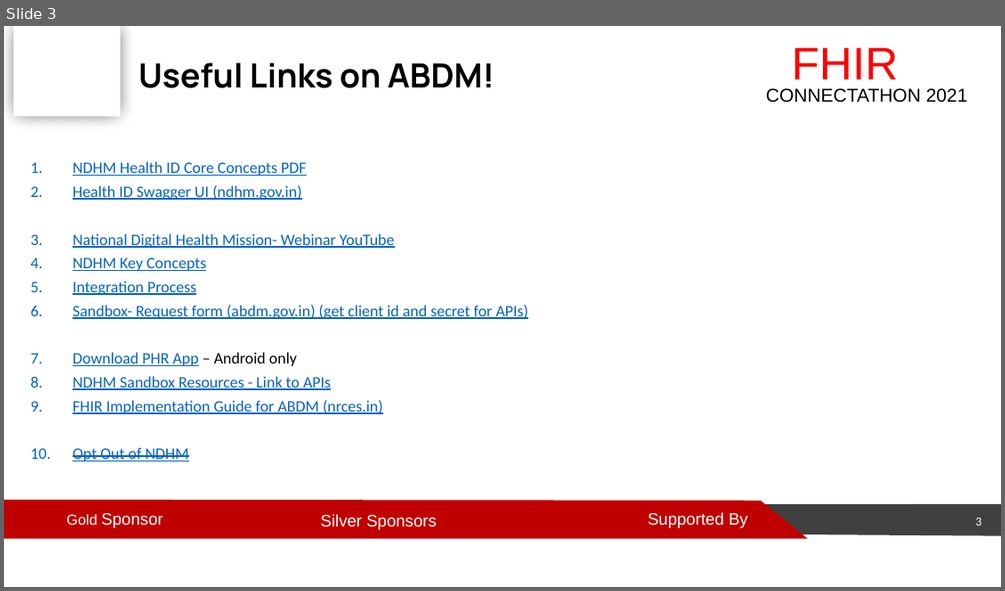
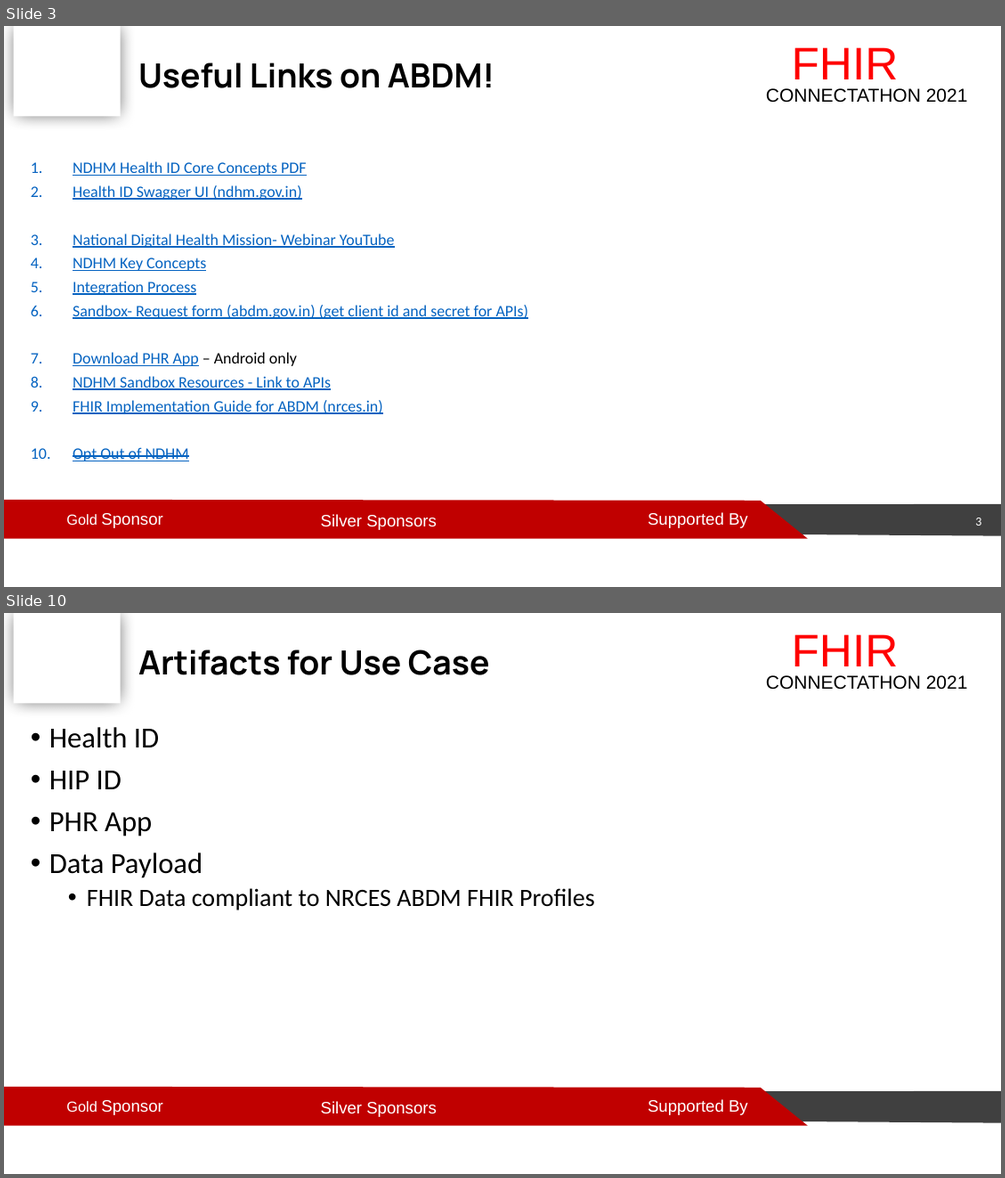
Before and after one commit to HL7India/Connectathon2021, a slide deck: abdmImplementation/IndiaFHIR-CAT21-ABDM-Technical.pptx. Shown one above the other, each under a label of ours: slide 3 before the commit, slides 3 and 10 after it; the slides between them are not shown. The pictures are 1005x591 and 1005x1178 pixels, drawn with LibreOffice and Linux fonts; fonts in the diff are those of the drawing; background and template pictures are left out. Boxes give left, top, right and bottom in pixels: in the first picture for what was removed or moved away, otherwise in the second. Text is boxed around its words. In the diff, an @@ line names an element or a change of style, - is before the commit and + after.

```diff
--- a/abdmImplementation/IndiaFHIR-CAT21-ABDM-Technical.pptx
+++ b/abdmImplementation/IndiaFHIR-CAT21-ABDM-Technical.pptx
@@ slide 10 added at [4,613,1001,1174], background #FFFFFF; not listed: 8 template elements that a slide beside it also shows @@
@@ title added at [138,649,490,675], 32 pt, text #000000, bold @@
+Artifacts for Use Case
@@ text added at [49,727,595,910], 24 pt, text #000000 @@
+• Health ID
+• HIP ID
+• PHR App
+• Data Payload
+  • FHIR Data compliant to NRCES ABDM FHIR Profiles
```
Also in this commit, not shown: 6 other slides added.
